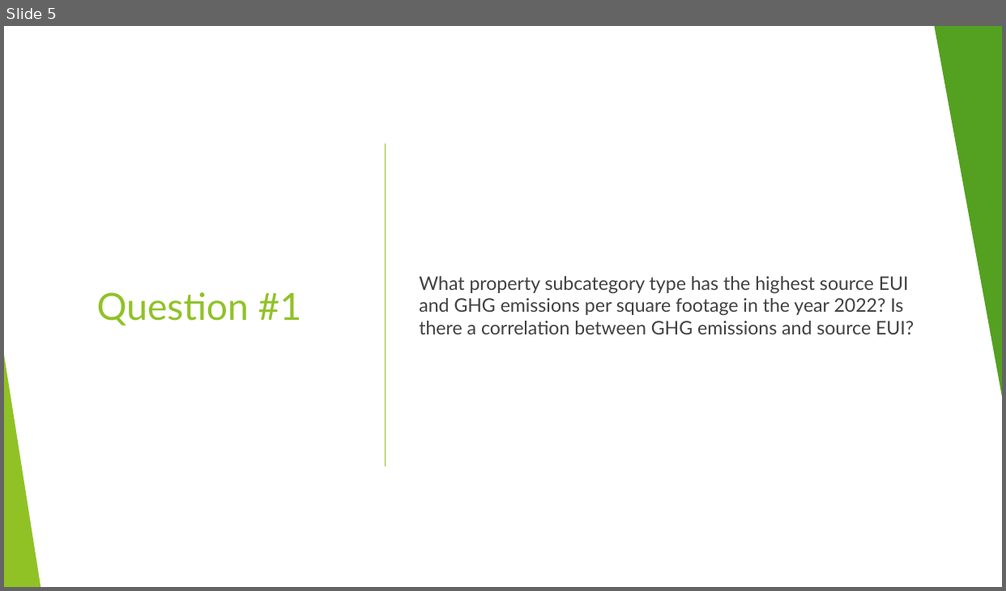
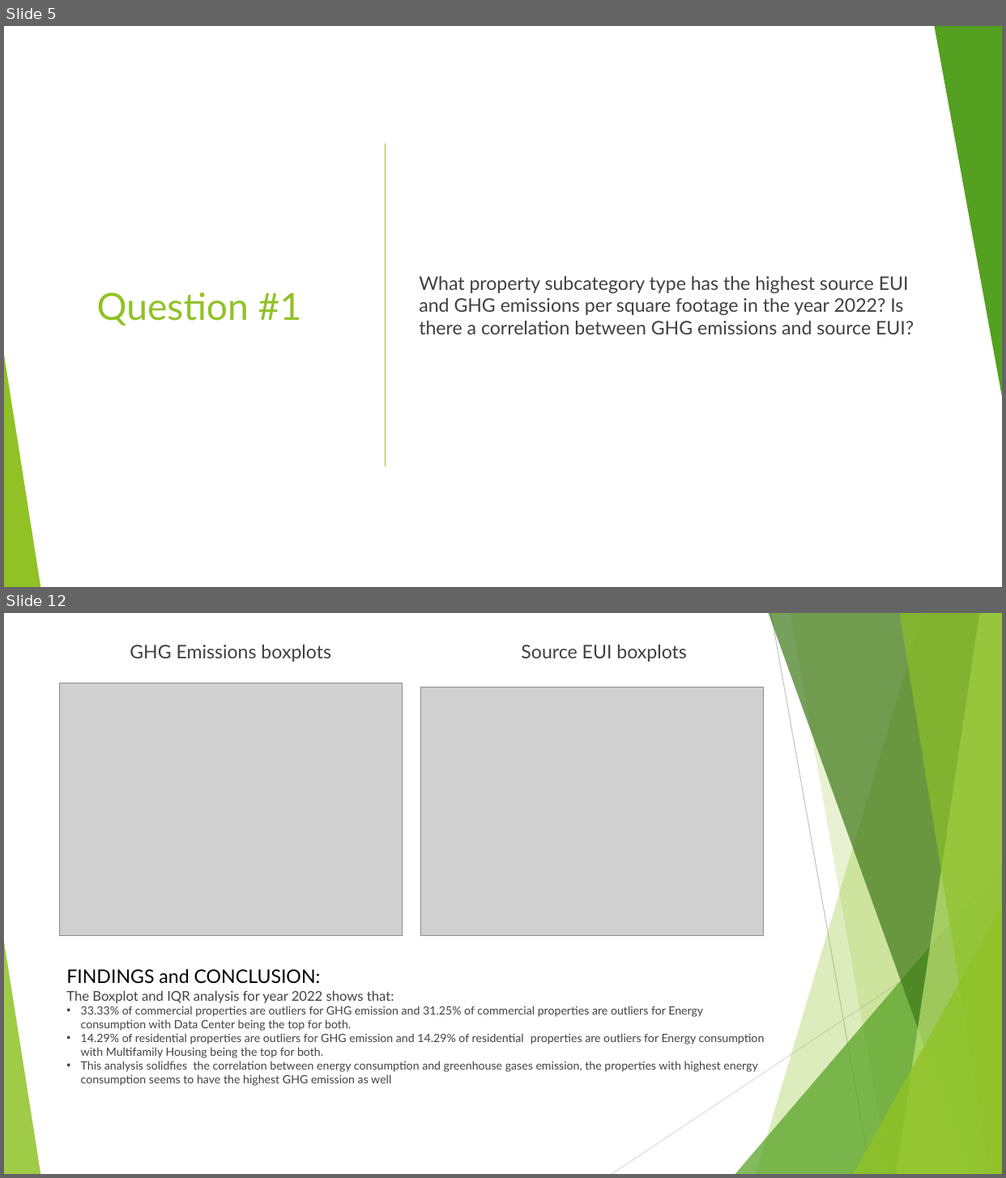
Before and after one commit to zohairnz/project-1, a slide deck: Energy Consumption Analysis for Buildings in San Francisco.pptx. Shown one above the other, each under a label of ours: slide 5 before the commit, slides 5 and 12 after it; the slides between them are not shown. The pictures are 1006x591 and 1006x1178 pixels, drawn with LibreOffice and Linux fonts; fonts in the diff are those of the drawing; grey boxes stand for pictures. Boxes give left, top, right and bottom in pixels: in the first picture for what was removed or moved away, otherwise in the second. Text is boxed around its words. In the diff, an @@ line names an element or a change of style, - is before the commit and + after.

```diff
--- a/Energy Consumption Analysis for Buildings in San Francisco.pptx
+++ b/Energy Consumption Analysis for Buildings in San Francisco.pptx
@@ slide 12 added at (x1=4, y1=613, x2=1002, y2=1174), background #FFFFFF; not listed: 10 template elements that a slide beside it also shows @@
@@ text added at (x1=130, y1=645, x2=331, y2=662), 18 pt, text #404040 @@
+GHG Emissions boxplots
@@ text added at (x1=521, y1=645, x2=687, y2=662), 18 pt, text #404040 @@
+Source EUI boxplots
@@ picture added at (x1=59, y1=683, x2=403, y2=936) @@
@@ picture added at (x1=420, y1=687, x2=763, y2=936) @@
@@ text added at (x1=66, y1=969, x2=765, y2=1086), 11 pt, text #424242 @@
+FINDINGS and CONCLUSION:
+The Boxplot and IQR analysis for year 2022 shows that:
+• 33.33% of commercial properties are outliers for GHG emission and 31.25% of commercial properties are outliers for Energy consumption with Data Center being the top for both.
+• 14.29% of residential properties are outliers for GHG emission and 14.29% of residential properties are outliers for Energy consumption with Multifamily Housing being the top for both.
+• This analysis solidfies the correlation between energy consumption and greenhouse gases emission, the properties with highest energy consumption seems to have the highest GHG emission as well
```
Also in this commit, not shown: 2 slides changed, 10 other slides added, 1 slide removed, 3 other files.
